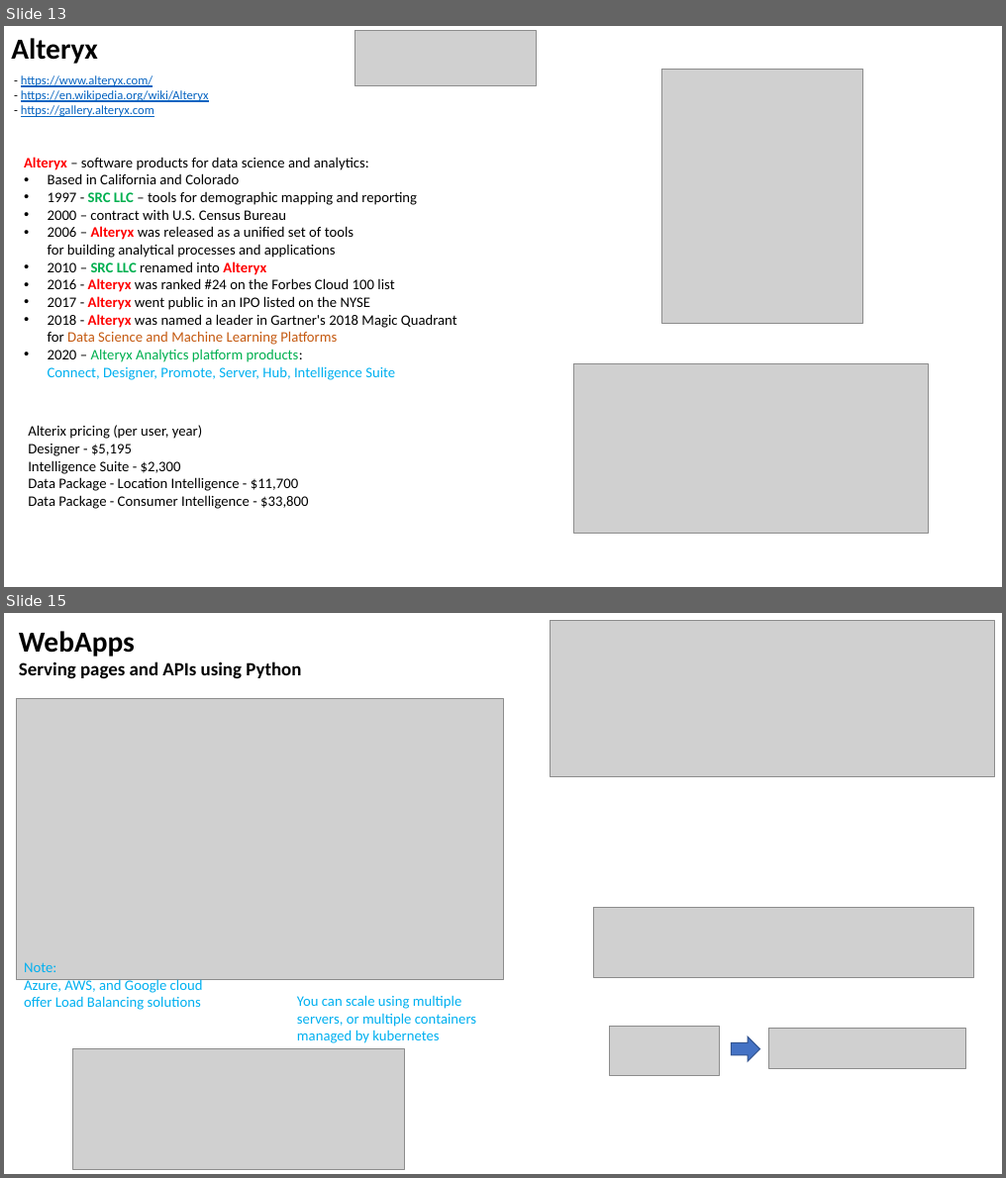
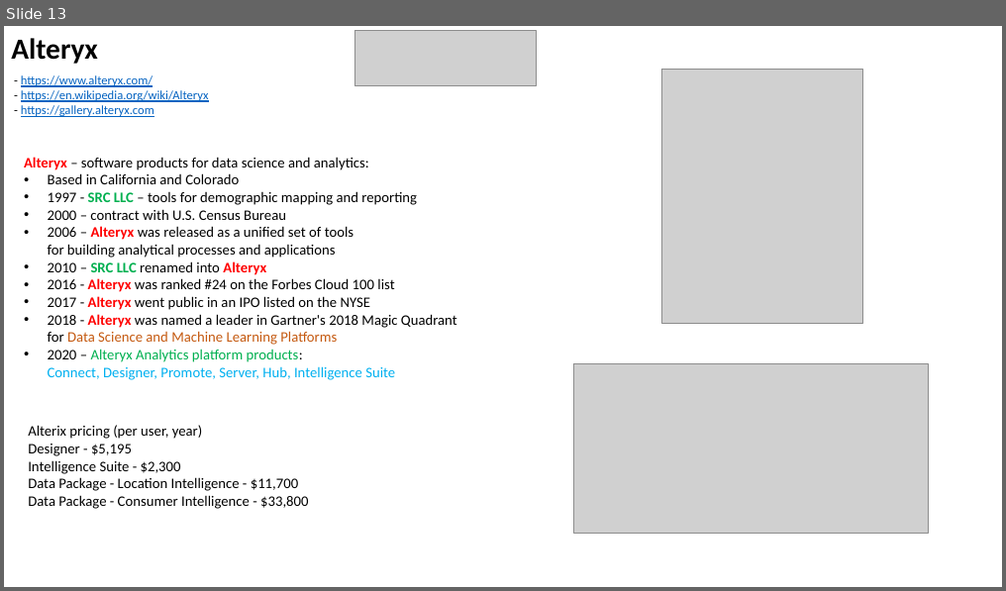
Before and after one commit to lselector/data_architect, a slide deck: DA_13_miscellaneous.pptx. Shown one above the other, each under a label of ours: slides 13 and 15 before the commit, slide 13 after it; the slides between them are not shown. The pictures are 1006x1178 and 1006x591 pixels, drawn with LibreOffice and Linux fonts; fonts in the diff are those of the drawing; grey boxes stand for pictures. Boxes give left, top, right and bottom in pixels: in the first picture for what was removed or moved away, otherwise in the second. Text is boxed around its words. In the diff, an @@ line names an element or a change of style, - is before the commit and + after.

```diff
--- a/DA_13_miscellaneous.pptx
+++ b/DA_13_miscellaneous.pptx
@@ slide 15 removed at box(4, 613, 1002, 1174), background #FFFFFF @@
@@ text removed at box(19, 631, 301, 679) @@
-WebApps
-Serving pages and APIs using Python
@@ picture removed at box(549, 620, 994, 777) @@
@@ picture removed at box(17, 698, 503, 979) @@
@@ picture removed at box(594, 907, 974, 977) @@
@@ text removed at box(24, 962, 203, 1010) @@
-Note:
-Azure, AWS, and Google cloud
-offer Load Balancing solutions
@@ text removed at box(297, 995, 476, 1044) @@
-You can scale using multiple servers, or multiple containers managed by kubernetes
@@ picture removed at box(610, 1026, 720, 1075) @@
@@ picture removed at box(72, 1049, 405, 1169) @@
@@ right arrow removed at box(731, 1037, 760, 1061) @@
@@ picture removed at box(769, 1029, 966, 1069) @@
```
Also in this commit, not shown: 2 other slides removed, 1 other file.
